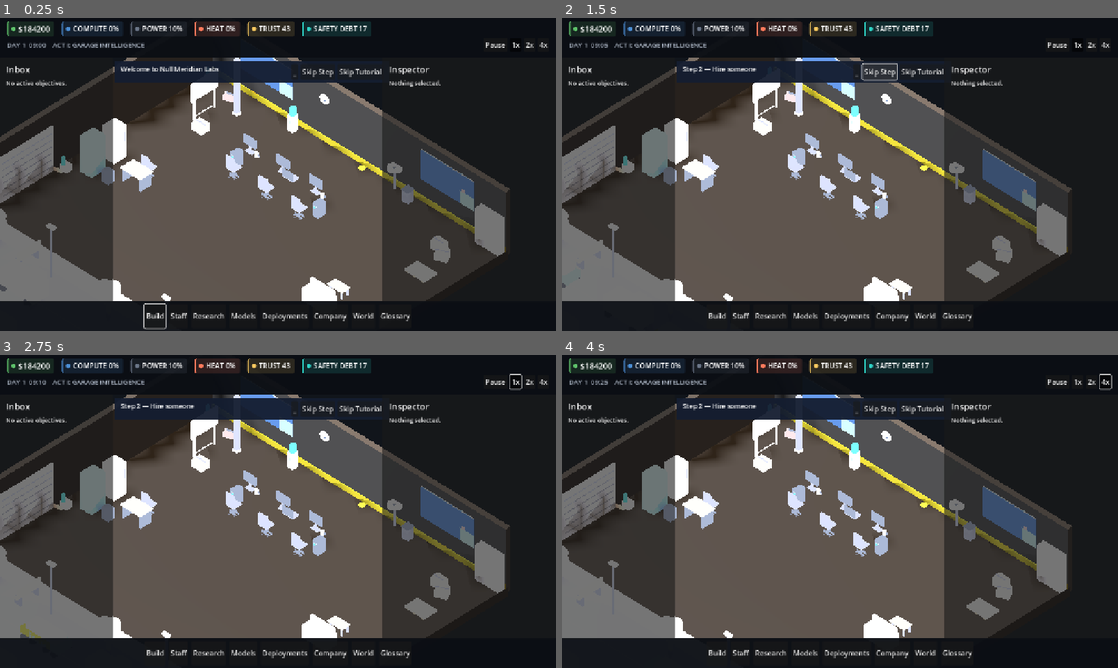
Above: before the commit, frames 1-4 (two rows, left to right).
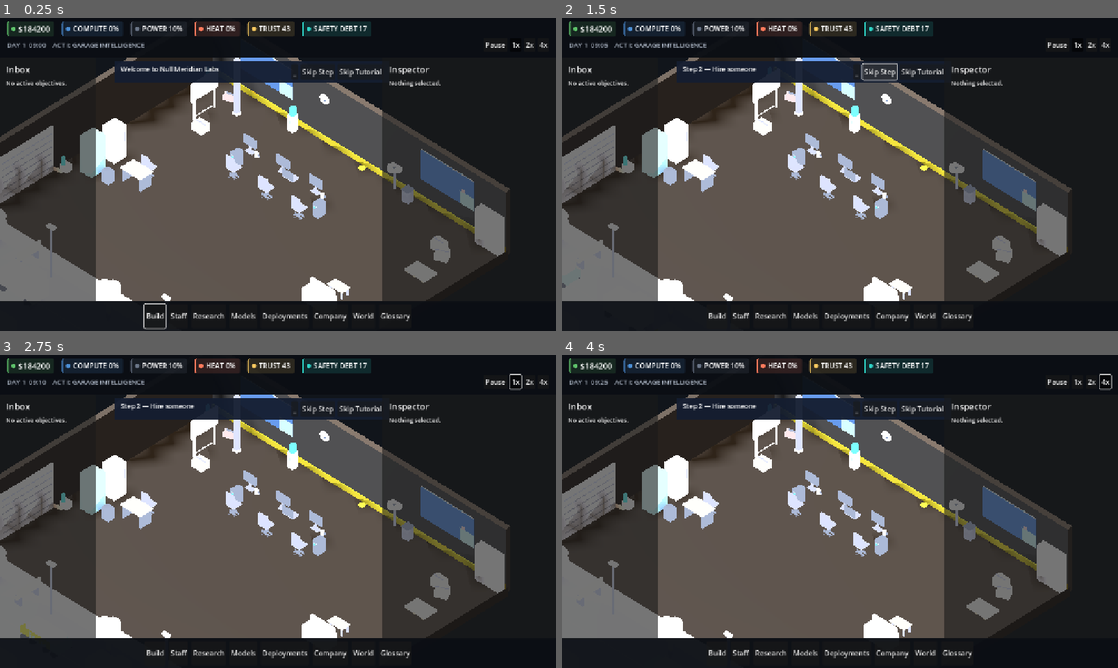
Above: after the commit, the same moments.

Repository: Fartoman94/alignment-pending
Game: Godot game, scene res://scenes/campaign.tscn
The game is run twice, just before and just after one commit, with the same random seed, the same clock (stepped at 60 frames per second) and the same inputs. This scene is started directly instead of the project's main scene.
Inputs:
- Up to frame 1 (0.25 s): no input
- Up to frame 2 (1.5 s): click "Skip Step" at 0.5 s; click "Skip Step" at 1.25 s
- Up to frame 3 (2.75 s): click "1x" at 2 s
- Up to frame 4 (4 s): click "2x" at 2.75 s; click "4x" at 3.5 s

The runs differ from the first frame. In frame 1, 1.8% of the frame differs, in the area x 17-21%, y 15-91%; in frame 2, 1.8%; in frame 3, 1.8%; in frame 4, 1.8%.

Commit message:
fix(ui): narrow the left panel, revert a risky right-panel change [P-OVERHAUL-06]
Response to a repeat "UI robs too much space, reads as a debug panel"
complaint. Verified first, not assumed: the Staff/Glossary side panel
does clear back to a compact view on any scene-object selection or
other tab click (confirmed by actually driving the real HUD and
screenshotting the result), so it isn't the "permanently blocking"
problem the brief's wording suggests — worth knowing before deciding
what to build.

LeftPanel (Inbox) narrowed 260px -> 220px, verified clean across every
panel. RightPanel was tried at 340px and reverted after it made a real,
pre-existing bug in _show_world_panel() (rival/upgrade rows overflowing
the right edge) more visible — confirmed the overflow exists at the
original 400px too, just less severely, so narrowing further would
ship a panel that's both narrower and more visibly broken. Root cause
not identified this pass; flagged in docs/production/KNOWN_ISSUES.md's
new "UI bugs found, not yet fixed" section rather than silently
reverted-and-forgotten.

docs/design/UI_CLEANUP_PASS.md has the full report.

tools/bootstrap.sh: clean reimport, all smoke tests pass.

Co-Authored-By: Claude Sonnet 5 <noreply@anthropic.com>

Diff:
--- a/game/scenes/hud.tscn
+++ b/game/scenes/hud.tscn
@@ -302,7 +302,7 @@
 anchor_top = 0.0
 anchor_right = 0.0
 anchor_bottom = 1.0
-offset_right = 260.0
+offset_right = 220.0
 offset_top = 92.0
 offset_bottom = -68.0
 
Not shown, added: docs/design/UI_CLEANUP_PASS.md
Not shown, changed: docs/production/KNOWN_ISSUES.md
